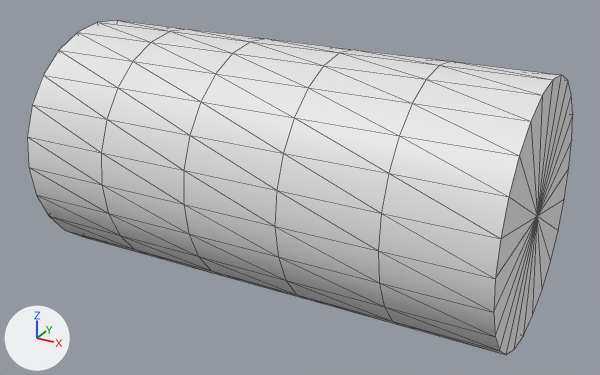
What one commit did to the FBX model Assets/Meshes/Structures/TrunkCentre.FBX.
One viewpoint serves both versions: a 50 mm camera at (0.418, -0.732, 0.347) aimed at (0.019, -0.006, -0.016). Lighting does not change. The marker at lower left points along +X, +Y and +Z. Mesh edges are drawn as thin lines.

Names of what the first picture shows: 'Weg_Mitte'.
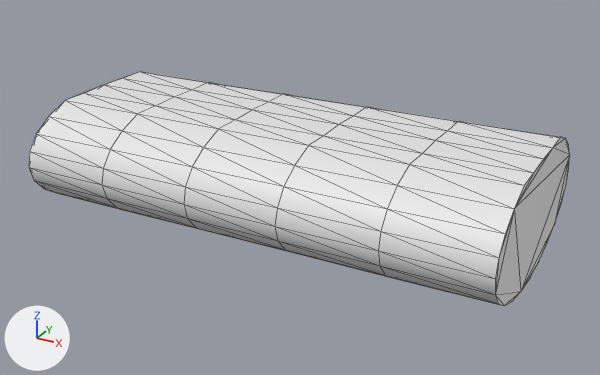
Location of each change, [x1, y1, x2, y2] in pixels of the pictures (600 x 375 px; the box of a moved part takes in the faces that stretch with it):
'Weg_Mitte', reshaped, rescaled (30% shorter)
    before: [27, 20, 573, 355]
    after: [29, 72, 570, 306]
part 1 of me_mesh, moved or reshaped
    before: [60, 20, 573, 355]
    after: [66, 72, 570, 306]

What changed in the scene script:
```text
Change me_mesh:
    used by ob_weg_mitte; location = (-0.2501, -0.0005, 0.0008); rotation_euler = (0.555, 1.559, 0.554), in degrees (32, 89, 32); scale = (0.00508, 0.00508, 0.0127)
    remove me_mesh.from_pydata(...)  # 146 vertices, 288 faces; spans x -26.2..26.2, y -26.2..26.2, z 0.0..41.1
    add me_mesh.from_pydata(...)  # 144 vertices, 284 faces; spans x -23.0..26.2, y -26.2..26.2, z 0.0..41.1
    me_mesh part 1
    8 vertices are removed from x -26.2..0.0, y -6.8..6.8, z 0.0..41.1
    62 faces are deleted
    8 vertices in x -25.4, y -6.8..6.8, z 8.2..32.9 move by (2.8, 0.0, 0.0)
    4 vertices in x -26.2, y 0.0, z 8.2..32.9 move by (3.2, 0.0, 0.0)
    6 vertices are added at (-22.6, 6.8, 0.0), (-23.0, 0.0, 0.0), (-22.6, -6.8, 0.0), (-22.6, 6.8, 41.1), (-23.0, 0.0, 41.1), (-22.6, -6.8, 41.1)
    58 new faces join them
Change ob_weg_mitte:
    ob_weg_mitte.scale: (0.00508, 0.00508, 0.0127) -> (0.00254, 0.00508, 0.0127)
```
